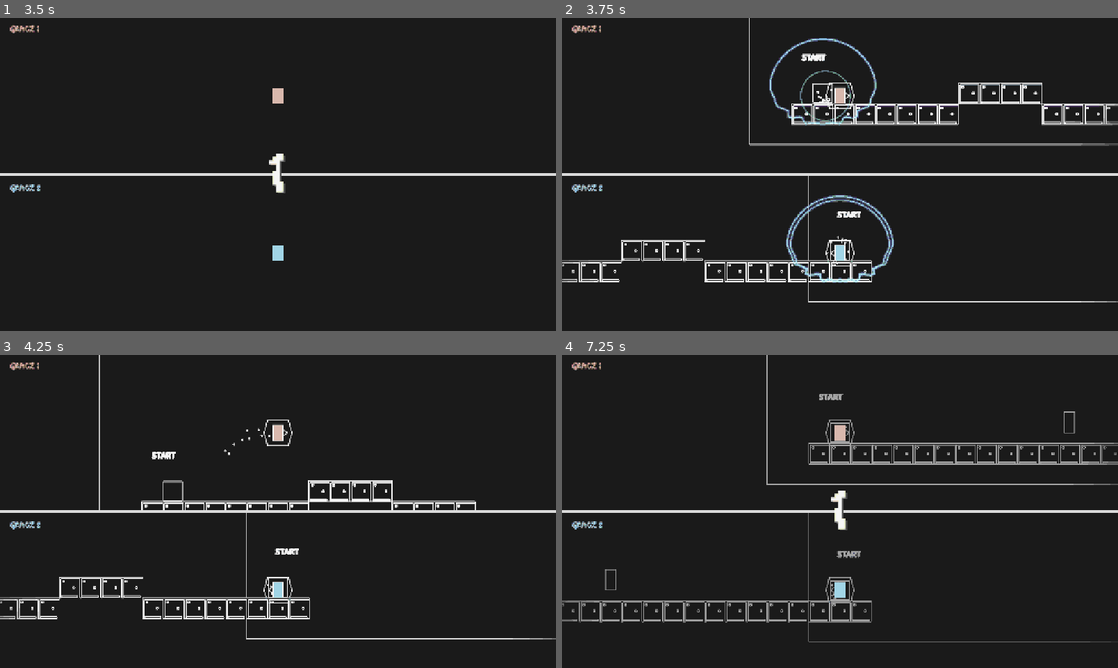
Above: before the commit, frames 1-4 (two rows, left to right).
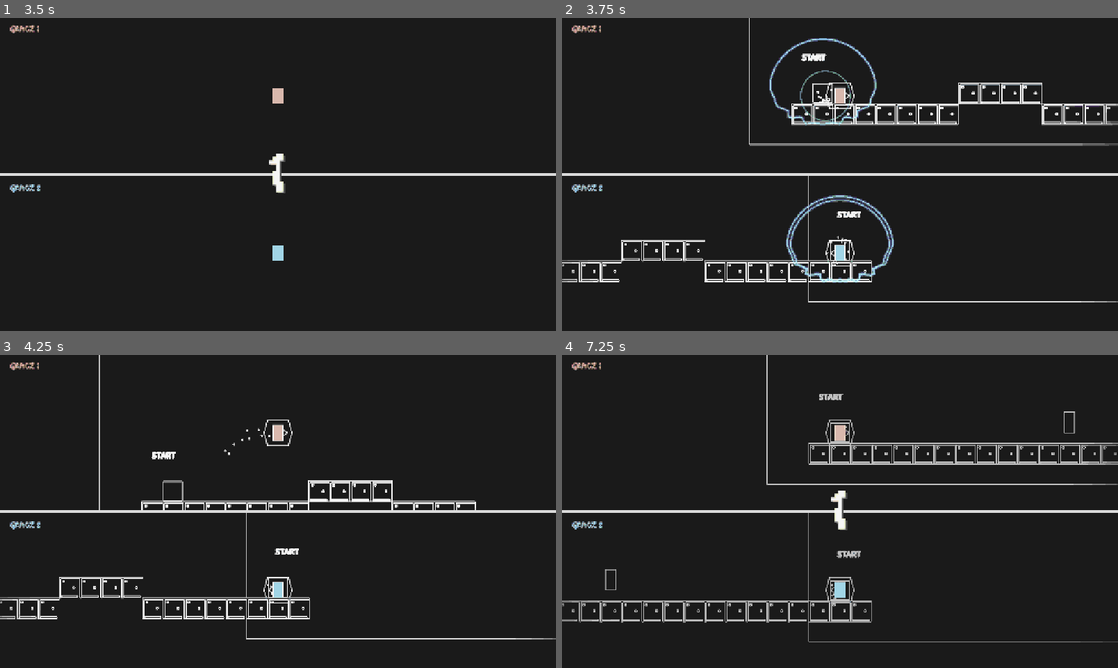
Above: after the commit, the same moments.

Repository: ketr4x/Haven
Game: Godot game, scene res://scenes/game/race.tscn
Same seed, same stepped clock (60 frames per second), same inputs: the game is played once before the commit and once after it.
Inputs:
- Up to frame 1 (3.5 s): tap Enter at 0.5 s; hold N (new_seed) 0.53-1.28 s; hold D (p1_right) 0.53-2.03 s; tap W (p1_jump) at 0.77, 1.52, 3.02 s; tap R (restart) at 1.25, 2 s; tap S (p1_shout) at 1.35 s; hold A (p1_left) 2.03-2.78 s; hold Left (p2_left) 2.03-2.78 s; hold D (p1_right) from 2.78 s (still down); tap Right (p2_right) at 2.85 s
- Up to frame 2 (3.75 s): keep holding D (p1_right); tap R (restart) at 3.5 s; hold Down (p2_shout) from 3.53 s (still down)
- Up to frame 3 (4.25 s): keep holding D (p1_right); keep holding Down (p2_shout); tap W (p1_jump) at 3.77 s
- Up to frame 4 (7.25 s): release D (p1_right) at 4.28 s; release Down (p2_shout) at 4.28 s; hold A (p1_left) 4.28-5.03 s; tap N (new_seed) at 4.35 s; tap W (p1_jump) at 4.52, 6.02, 6.77 s; hold D (p1_right) 5.03-5.78 s; hold S (p1_shout) 5.03-5.78 s; hold A (p1_left) from 5.78 s (still down); tap Left (p2_left) at 5.85 s; hold Right (p2_right) from 6.53 s (still down)

Frame 1 is identical in both runs. In frame 2, 0.2% of the frame differs, in the area x 0-100%, y 11-85%; in frame 3, 0.2%; in frame 4, 3.7%, in the area x 0-100%, y 0-92%.

Commit message:
Extend echo fade and restore wall jumps

Diff:
--- a/scripts/effects/echo_overlay.gd
+++ b/scripts/effects/echo_overlay.gd
@@ -2,11 +2,12 @@
 extends ColorRect
 
 @export_range(0.1, 10.0, 0.1) var reveal_duration: float = 6.0
-@export_range(0.1, 2.0, 0.05) var preview_duration: float = 0.9
+@export_range(0.1, 2.0, 0.05) var preview_duration: float = 1.8
 @export_range(0.0, 1.0, 0.05) var preview_strength: float = 0.45
-@export_range(0.1, 2.0, 0.05) var walking_reveal_duration: float = 1.2
+@export_range(0.5, 4.0, 0.1) var walking_reveal_duration: float = 3.0
 @export_range(0.0, 1.0, 0.05) var walking_reveal_strength: float = 0.35
 @export_range(0.1, 1.0, 0.05) var walking_radius_scale: float = 0.4
+@export_range(0.2, 1.0, 0.05) var fade_exponent: float = 0.6
 
 var _time_remaining: float = 0.0
 var _active_duration: float = 0.0
@@ -56,7 +57,8 @@
 		return
 
 	_time_remaining = maxf(0.0, _time_remaining - delta)
-	_set_reveal(_peak_strength * _time_remaining / _active_duration)
+	var fade_progress := _time_remaining / _active_duration
+	_set_reveal(_peak_strength * pow(fade_progress, fade_exponent))
 
 
 func _set_reveal(strength: float) -> void:
--- a/scripts/player/player.gd
+++ b/scripts/player/player.gd
@@ -24,6 +24,7 @@
 @export var jump_velocity: float = -560.0
 @export var wall_slide_speed: float = 120.0
 @export var wall_jump_horizontal_speed: float = 340.0
+@export_range(0.05, 0.3, 0.01) var wall_jump_coyote_time: float = 0.16
 @export var coyote_time: float = 0.12
 @export var jump_buffer_time: float = 0.12
 
@@ -57,6 +58,8 @@
 var facing_direction: float = 1.0
 var loudness: float = 0.0
 var _coyote_time_remaining: float = 0.0
+var _wall_jump_time_remaining: float = 0.0
+var _last_wall_normal: Vector2 = Vector2.ZERO
 var _jump_buffer_remaining: float = 0.0
 var _shout_cooldown_remaining: float = 0.0
 var _boost_time_remaining: float = 0.0
@@ -92,6 +95,7 @@
 
 	move_and_slide()
 	_update_ground_state(delta)
+	_update_wall_jump_state(delta)
 	_emit_footstep_if_running(delta)
 	_emit_shout_if_requested()
 
@@ -165,22 +169,22 @@
 	if is_zero_approx(_jump_buffer_remaining):
 		return
 
+	if _wall_jump_time_remaining > 0.0:
+		velocity = Vector2(_last_wall_normal.x * wall_jump_horizontal_speed, jump_velocity * _jump_multiplier())
+		set_facing_direction(_last_wall_normal.x)
+		_jump_buffer_remaining = 0.0
+		_wall_jump_time_remaining = 0.0
+		_wall_dust.position = Vector2(-_last_wall_normal.x * 12.0, 6.0)
+		_wall_dust.direction = Vector2(_last_wall_normal.x, -0.35).normalized()
+		_play_particle_burst(_wall_dust)
+		wall_jumped.emit(global_position, _last_wall_normal)
+		return
+
 	if is_on_floor() or _coyote_time_remaining > 0.0:
 		velocity.y = jump_velocity * _jump_multiplier()
 		_coyote_time_remaining = 0.0
 		_jump_buffer_remaining = 0.0
 		jumped.emit(global_position)
-		return
-
-	if is_on_wall_only():
-		var wall_normal := get_wall_normal()
-		velocity = Vector2(wall_normal.x * wall_jump_horizontal_speed, jump_velocity * _jump_multiplier())
-		set_facing_direction(wall_normal.x)
-		_jump_buffer_remaining = 0.0
-		_wall_dust.position = Vector2(-wall_normal.x * 12.0, 6.0)
-		_wall_dust.direction = Vector2(wall_normal.x, -0.35).normalized()
-		_play_particle_burst(_wall_dust)
-		wall_jumped.emit(global_position, wall_normal)
 
 
 func _apply_wall_slide() -> void:
@@ -199,6 +203,14 @@
 	_was_on_floor = is_on_floor()
 
 
+func _update_wall_jump_state(delta: float) -> void:
+	if is_on_wall_only():
+		_last_wall_normal = get_wall_normal()
+		_wall_jump_time_remaining = wall_jump_coyote_time
+	else:
+		_wall_jump_time_remaining = maxf(0.0, _wall_jump_time_remaining - delta)
+
+
 func _emit_footstep_if_running(delta: float) -> void:
 	if not is_on_floor() or absf(velocity.x) < 80.0:
 		_footstep_time_remaining = 0.0
--- /dev/null
+++ b/tests/movement_wall_jump_check.gd
@@ -0,0 +1,34 @@
+extends SceneTree
+
+const MOVEMENT_LAB := preload("res://scenes/game/movement_lab.tscn")
+
+var _wall_jump_count: int = 0
+
+func _initialize() -> void:
+	var lab := MOVEMENT_LAB.instantiate()
+	root.add_child(lab)
+	await physics_frame
+
+	var player := lab.get_node("PlayerOne") as RezonansPlayer
+	player.global_position = Vector2(596.0, 500.0)
+	player.velocity = Vector2(300.0, 100.0)
+	player.wall_jumped.connect(_on_wall_jumped)
+	Input.action_press(&"p1_right")
+	for frame in 10:
+		await physics_frame
+		if player.is_on_wall_only():
+			break
+	Input.action_release(&"p1_right")
+
+	assert(player.is_on_wall_only())
+	player._jump_buffer_remaining = player.jump_buffer_time
+	await physics_frame
+	assert(_wall_jump_count == 1)
+	assert(player.velocity.x < 0.0)
+	assert(player.velocity.y < 0.0)
+	print("Movement wall-jump check passed.")
+	quit()
+
+
+func _on_wall_jumped(_position: Vector2, _normal: Vector2) -> void:
+	_wall_jump_count += 1
Not shown, changed: AGENTS.md
